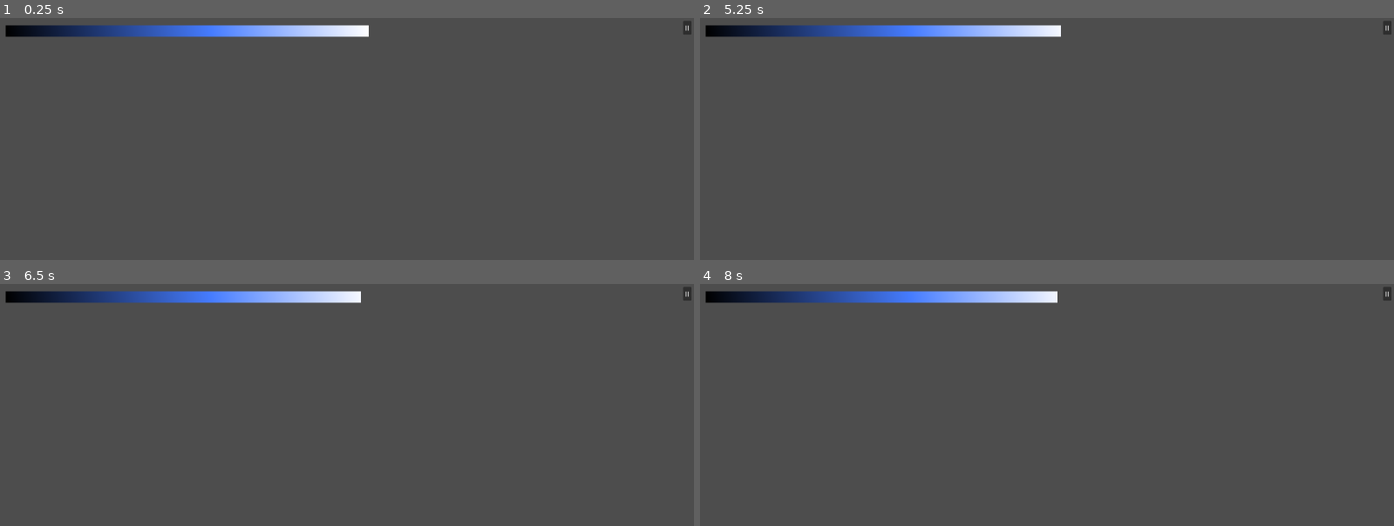
Above: before the commit, frames 1-4 (two rows, left to right).
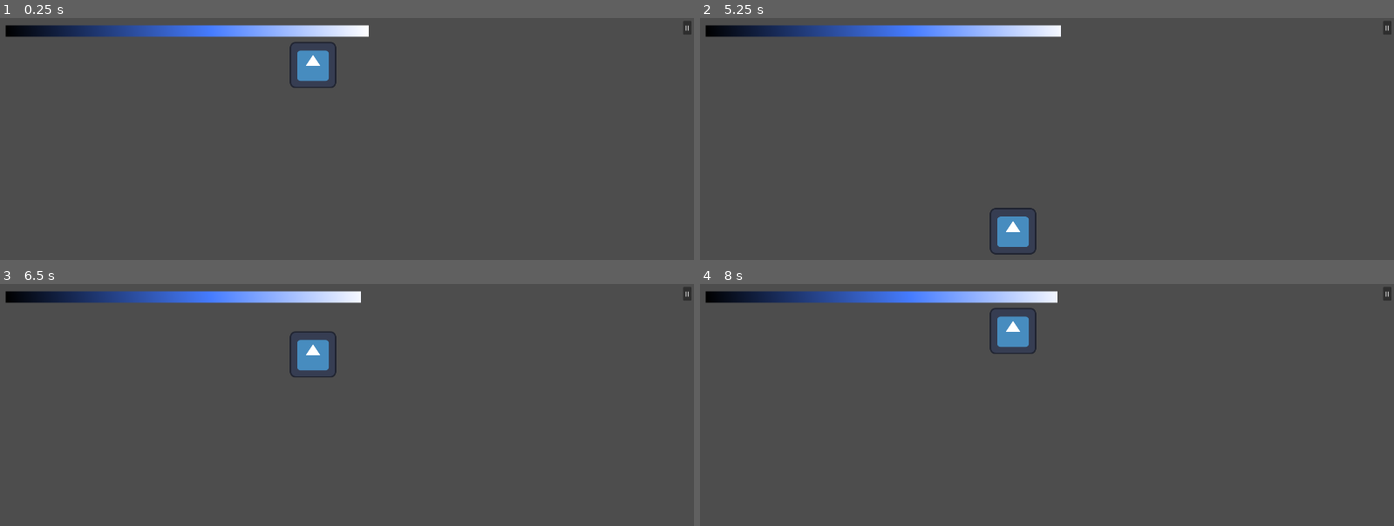
Above: after the commit, the same moments.

Repository: Inquisitor718/Casa-de-Penguin
Game: Godot game, scene res://Scenes/Kitchen.tscn
Same seed, same stepped clock (60 frames per second), same inputs: the game is played once before the commit and once after it. This scene is started directly instead of the project's main scene. The engine's default icon, where the game draws it, is replaced by a stand-in: a white triangle on a blue panel in a dark square.
Inputs (mouse positions are in pixels of both pictures, inside the frame that each line leads up to):
- Up to frame 1 (0.25 s): no input
- Up to frame 2 (5.25 s): click "II" at 0.5 s; click "Resume" at 1.25 s; click "II" at 2 s; click "Resume" at 2.75 s; click "II" at 3.5 s; click "Resume" at 4.25 s; tap Enter at 5 s; move the mouse to (1199, 194) at 5.02 s; click (1199, 194) at 5.17 s
- Up to frame 3 (6.5 s): drag from (208, 499) to (outside the picture) at 5.77 s
- Up to frame 4 (8 s): move the mouse to (1116, 392) at 6.52 s; click (1116, 392) at 6.67 s; tap Space at 7.25 s; drag from (outside the picture) to (838, 421) at 7.27 s

The runs differ from the first frame. In frame 1, 0.8% of the frame differs, in the area x 41-49%, y 9-29%; in frame 2, 0.8%, in the area x 41-49%, y 78-98%; in frame 3, 0.7%; in frame 4, 0.8%.

Commit message:
sabme timer ki script daali, timer bar se connect karna bacha hai,

Diff:
--- a/casa-de-penguin/Pond.gd
+++ b/casa-de-penguin/Pond.gd
@@ -1,5 +1,6 @@
 extends Node2D
 
+@export var mainscene_transisiton: PackedScene
 @export var fish_interval := 6.0
 @export var reel_interval := 5.0
 
@@ -67,3 +68,7 @@
 	if reel.value >= 100:
 		print("fish caught!")
 		IsFish = false
+
+
+func _on_timer_timeout() -> void:
+	get_tree().change_scene_to_packed(mainscene_transisiton)
--- a/casa-de-penguin/Pond.tscn
+++ b/casa-de-penguin/Pond.tscn
@@ -1,7 +1,8 @@
-[gd_scene load_steps=22 format=3 uid="uid://dpadm7edd2eb0"]
+[gd_scene load_steps=23 format=3 uid="uid://dpadm7edd2eb0"]
 
 [ext_resource type="Script" uid="uid://djvirrobmke7h" path="res://Pond.gd" id="1_4nafw"]
 [ext_resource type="Texture2D" uid="uid://bxkdtofujphu3" path="res://icon.svg" id="2_mck8p"]
+[ext_resource type="PackedScene" uid="uid://d3yxwak4tgxpc" path="res://Scenes/main.tscn" id="2_n1mv4"]
 
 [sub_resource type="AtlasTexture" id="AtlasTexture_4nafw"]
 atlas = ExtResource("2_mck8p")
@@ -130,6 +131,7 @@
 
 [node name="Node2D" type="Node2D"]
 script = ExtResource("1_4nafw")
+mainscene_transisiton = ExtResource("2_n1mv4")
 
 [node name="FishingRod" type="Sprite2D" parent="."]
 visible = false
@@ -163,4 +165,10 @@
 scale = Vector2(3.607644, 0.5108847)
 texture_progress = SubResource("GradientTexture2D_mck8p")
 
+[node name="Timer" type="Timer" parent="."]
+wait_time = 30.0
+one_shot = true
+autostart = true
+
 [connection signal="pressed" from="TextureButton" to="." method="_on_texture_button_pressed"]
+[connection signal="timeout" from="Timer" to="." method="_on_timer_timeout"]
--- a/casa-de-penguin/Scenes/Kitchen.tscn
+++ b/casa-de-penguin/Scenes/Kitchen.tscn
@@ -1,3 +1,19 @@
-[gd_scene format=3 uid="uid://dnrd5tmy1m3ex"]
+[gd_scene load_steps=3 format=3 uid="uid://b47dnlbyly1av"]
+
+[ext_resource type="PackedScene" uid="uid://dqkdmfcj41bim" path="res://Scenes/Chain.tscn" id="1_7u47w"]
+[ext_resource type="PackedScene" uid="uid://d3yxwak4tgxpc" path="res://Scenes/main.tscn" id="2_23qos"]
 
 [node name="Node2D" type="Node2D"]
+metadata/_edit_horizontal_guides_ = [134.0]
+metadata/_edit_vertical_guides_ = [871.0]
+
+[node name="Node2D" parent="." instance=ExtResource("1_7u47w")]
+position = Vector2(870, 129)
+mainscene_transition = ExtResource("2_23qos")
+
+[node name="Timer" type="Timer" parent="."]
+wait_time = 30.0
+one_shot = true
+autostart = true
+
+[connection signal="timeout" from="Timer" to="Node2D" method="_on_timer_timeout"]
--- a/casa-de-penguin/Scenes/kitchen.tscn
+++ b/casa-de-penguin/Scenes/kitchen.tscn
@@ -1,6 +1,7 @@
-[gd_scene load_steps=2 format=3 uid="uid://b47dnlbyly1av"]
+[gd_scene load_steps=3 format=3 uid="uid://b47dnlbyly1av"]
 
 [ext_resource type="PackedScene" uid="uid://dqkdmfcj41bim" path="res://Scenes/Chain.tscn" id="1_7u47w"]
+[ext_resource type="PackedScene" uid="uid://d3yxwak4tgxpc" path="res://Scenes/main.tscn" id="2_23qos"]
 
 [node name="Node2D" type="Node2D"]
 metadata/_edit_horizontal_guides_ = [134.0]
@@ -8,3 +9,11 @@
 
 [node name="Node2D" parent="." instance=ExtResource("1_7u47w")]
 position = Vector2(870, 129)
+mainscene_transition = ExtResource("2_23qos")
+
+[node name="Timer" type="Timer" parent="."]
+wait_time = 30.0
+one_shot = true
+autostart = true
+
+[connection signal="timeout" from="Timer" to="Node2D" method="_on_timer_timeout"]
--- a/casa-de-penguin/Scenes/main.tscn
+++ b/casa-de-penguin/Scenes/main.tscn
@@ -1,15 +1,31 @@
-[gd_scene load_steps=11 format=3 uid="uid://d3yxwak4tgxpc"]
+[gd_scene load_steps=15 format=3 uid="uid://d3yxwak4tgxpc"]
 
 [ext_resource type="Script" uid="uid://nyldrvololwx" path="res://Scripts/main.gd" id="1_ig7tw"]
 [ext_resource type="PackedScene" uid="uid://c4xt2cvum2yif" path="res://Scenes/Fire.tscn" id="2_6bp64"]
 [ext_resource type="PackedScene" uid="uid://bs2ynfyt0nf3y" path="res://Scenes/fish.tscn" id="2_hptm8"]
 [ext_resource type="PackedScene" uid="uid://2xen71bnxsnk" path="res://Scenes/HotCoco.tscn" id="2_ynf5e"]
-[ext_resource type="PackedScene" uid="uid://dnrd5tmy1m3ex" path="res://Scenes/Kitchen.tscn" id="3_344ge"]
+[ext_resource type="PackedScene" uid="uid://b47dnlbyly1av" path="res://Scenes/Kitchen.tscn" id="3_344ge"]
 [ext_resource type="Texture2D" uid="uid://bxkdtofujphu3" path="res://icon.svg" id="3_h2yge"]
 [ext_resource type="Script" uid="uid://npv7hh330pwv" path="res://Scenes/test_button.gd" id="4_jjvhh"]
 [ext_resource type="PackedScene" uid="uid://cu20c4s71y0wj" path="res://Scenes/Lawn.tscn" id="4_ynf5e"]
-[ext_resource type="PackedScene" uid="uid://jm77fh6jhdxx" path="res://Scenes/Pond.tscn" id="5_hptm8"]
+[ext_resource type="PackedScene" uid="uid://b47dnlbyly1av" path="res://Scenes/kitchen.tscn" id="8_6iyac"]
 [ext_resource type="PackedScene" uid="uid://26n3qaq1gt81" path="res://Scenes/Penguin.tscn" id="8_344ge"]
+[ext_resource type="PackedScene" uid="uid://dm00hdsb8yor3" path="res://Scenes/Snowman.tscn" id="8_d1ilt"]
+[ext_resource type="PackedScene" uid="uid://bjeek4rb56exk" path="res://Scenes/fire_place.tscn" id="9_6iyac"]
+[ext_resource type="PackedScene" uid="uid://dpadm7edd2eb0" path="res://Pond.tscn" id="10_fdnlq"]
+
+[sub_resource type="PackedScene" id="PackedScene_fdnlq"]
+_bundled = {
+"conn_count": 0,
+"conns": PackedInt32Array(),
+"editable_instances": [],
+"names": PackedStringArray("room2", "Node2D", "Sprite2D", "Sprite2D"),
+"node_count": 2,
+"node_paths": [NodePath(".")],
+"nodes": PackedInt32Array(-1, -1, 1, 0, -1, 0, 0, 1073741824, 0, 3, 2, -1, 0, 0),
+"variants": [],
+"version": 3
+}
 
 [node name="Node2D" type="Node2D"]
 script = ExtResource("1_ig7tw")
@@ -18,7 +34,11 @@
 room = ExtResource("2_6bp64")
 room2 = ExtResource("3_344ge")
 room3 = ExtResource("4_ynf5e")
-room4 = ExtResource("5_hptm8")
+room4 = SubResource("PackedScene_fdnlq")
+snowman = ExtResource("8_d1ilt")
+kitchen = ExtResource("8_6iyac")
+fire_place = ExtResource("9_6iyac")
+Pond = ExtResource("10_fdnlq")
 fish_spacing = 100.0
 coco_spacing = 125.0
 
--- a/casa-de-penguin/Scripts/chain.gd
+++ b/casa-de-penguin/Scripts/chain.gd
@@ -1,6 +1,8 @@
 extends Node2D
 @export var a : Vector2 = Vector2(870,0)
 @export var b : Vector2 = Vector2(870,500)
+@export var mainscene_transition: PackedScene
+
 
 var drag=false
 var lastposition = Vector2.ZERO
@@ -68,3 +70,9 @@
 
 func stop():
 	endtime = Time.get_ticks_msec()/10000.0
+
+
+
+
+func _on_timer_timeout() -> void:
+	get_tree().change_scene_to_packed(mainscene_transition)
--- a/casa-de-penguin/Scripts/main.gd
+++ b/casa-de-penguin/Scripts/main.gd
@@ -10,6 +10,13 @@
 @export var room2: PackedScene
 @export var room3: PackedScene
 @export var room4: PackedScene
+@export var snowman: PackedScene
+@export var kitchen: PackedScene
+@export var fire_place: PackedScene
+@export var Pond: PackedScene
+
+
+
 
 var fish= ProgresBar.fish_count
 var choco= ProgresBar.hot_choco
@@ -65,20 +72,20 @@
 
 func _on_kitchen_pressed() -> void:
 	await get_tree().create_timer(0.1).timeout
-	get_tree().change_scene_to_packed(room2)
+	get_tree().change_scene_to_packed(kitchen)
 
 
 func _on_lawn_pressed() -> void:
 	await get_tree().create_timer(0.1).timeout
-	get_tree().change_scene_to_packed(room3)
+	get_tree().change_scene_to_packed(snowman)
 
 
 
 func _on_fire_pressed() -> void:
 	await get_tree().create_timer(0.1).timeout
-	get_tree().change_scene_to_packed(room)
+	get_tree().change_scene_to_packed(fire_place)
 
 
 func _on_pond_pressed() -> void:
 	await get_tree().create_timer(0.1).timeout
-	get_tree().change_scene_to_packed(room)
+	get_tree().change_scene_to_packed(Pond)
--- a/casa-de-penguin/scenes/Snowman.tscn
+++ b/casa-de-penguin/scenes/Snowman.tscn
@@ -1,6 +1,7 @@
-[gd_scene load_steps=5 format=3 uid="uid://dm00hdsb8yor3"]
+[gd_scene load_steps=6 format=3 uid="uid://dm00hdsb8yor3"]
 
-[ext_resource type="Script" uid="uid://n33x4211tglc" path="res://scripts/snowman.gd" id="1_6m2of"]
+[ext_resource type="Script" uid="uid://n33x4211tglc" path="res://Scripts/snowman.gd" id="1_6m2of"]
+[ext_resource type="PackedScene" uid="uid://d3yxwak4tgxpc" path="res://Scenes/main.tscn" id="2_0exg2"]
 [ext_resource type="Texture2D" uid="uid://bxkdtofujphu3" path="res://icon.svg" id="2_8nwud"]
 
 [sub_resource type="CircleShape2D" id="CircleShape2D_0hol4"]
@@ -11,6 +12,7 @@
 
 [node name="Node2D" type="Node2D"]
 script = ExtResource("1_6m2of")
+mainscene_transition = ExtResource("2_0exg2")
 
 [node name="snowman_pos" type="Marker2D" parent="."]
 position = Vector2(578, 490)
@@ -33,3 +35,10 @@
 [node name="CollisionShape2D" type="CollisionShape2D" parent="Area2D"]
 position = Vector2(575, -19)
 shape = SubResource("WorldBoundaryShape2D_0e48y")
+
+[node name="Timer" type="Timer" parent="."]
+wait_time = 30.0
+one_shot = true
+autostart = true
+
+[connection signal="timeout" from="Timer" to="." method="_on_timer_timeout"]
--- a/casa-de-penguin/scenes/fire_place.tscn
+++ b/casa-de-penguin/scenes/fire_place.tscn
@@ -1,9 +1,9 @@
 [gd_scene load_steps=11 format=3 uid="uid://bjeek4rb56exk"]
 
-[ext_resource type="Script" uid="uid://ca4amg4wlm3e6" path="res://scripts/fire_place.gd" id="1_7gyp6"]
-[ext_resource type="Script" uid="uid://bb1opt4ah3ilm" path="res://scripts/fire_ring.gd" id="2_6tqpe"]
-[ext_resource type="PackedScene" uid="uid://be1hxx8qs8ilq" path="res://scenes/poker.tscn" id="2_7gyp6"]
-[ext_resource type="PackedScene" uid="uid://cc8uhrey8qc28" path="res://scenes/coal.tscn" id="2_x4ixd"]
+[ext_resource type="Script" uid="uid://ca4amg4wlm3e6" path="res://Scripts/fire_place.gd" id="1_7gyp6"]
+[ext_resource type="Script" uid="uid://bb1opt4ah3ilm" path="res://Scripts/fire_ring.gd" id="2_6tqpe"]
+[ext_resource type="PackedScene" uid="uid://be1hxx8qs8ilq" path="res://Scenes/poker.tscn" id="2_7gyp6"]
+[ext_resource type="PackedScene" uid="uid://cc8uhrey8qc28" path="res://Scenes/coal.tscn" id="2_x4ixd"]
 [ext_resource type="Texture2D" uid="uid://0l78rg8613eq" path="res://assets/198114-906539891_tiny-removebg-preview.png" id="5_e5wvw"]
 
 [sub_resource type="CircleShape2D" id="CircleShape2D_e5wvw"]
--- a/casa-de-penguin/scripts/snowman.gd
+++ b/casa-de-penguin/scripts/snowman.gd
@@ -1,4 +1,5 @@
 extends Node2D
+@export var mainscene_transition: PackedScene
 @onready var snowman_pos: Marker2D = $snowman_pos
 var timeout=0
 @export var points:int
@@ -48,3 +49,10 @@
 				_rotate(-0.005)
 			elif(snowman_pos.global_rotation<1.5):
 				_rotate(0.005)
+
+
+
+
+
+func _on_timer_timeout() -> void:
+	get_tree().change_scene_to_packed(mainscene_transition)
